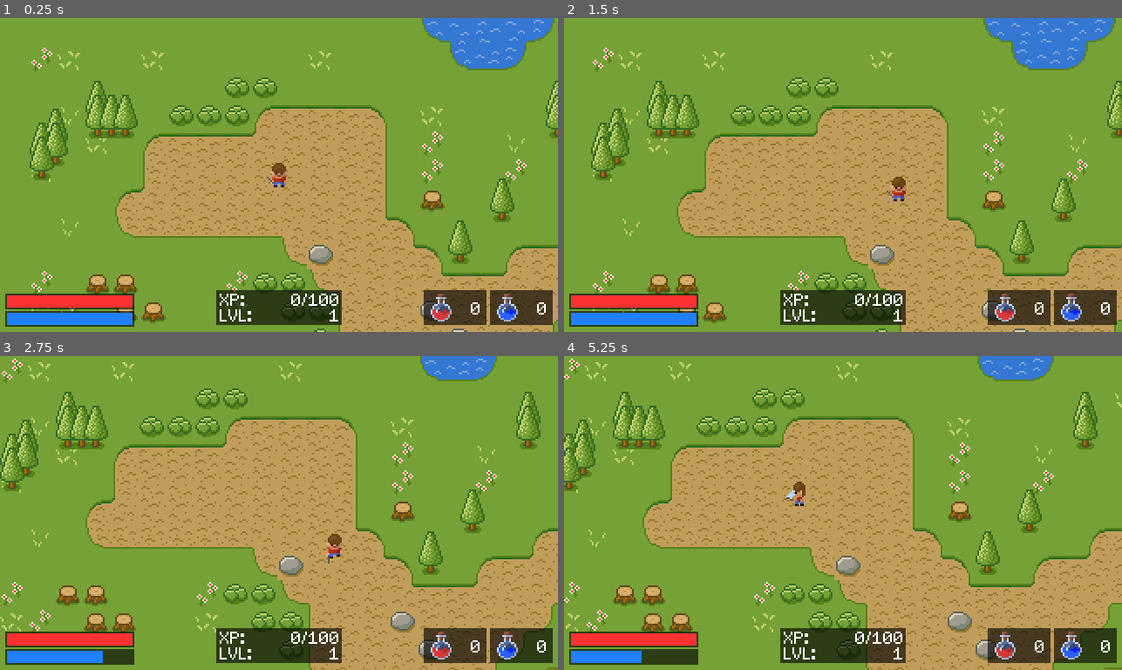
Above: before the commit, frames 1-4 (two rows, left to right).
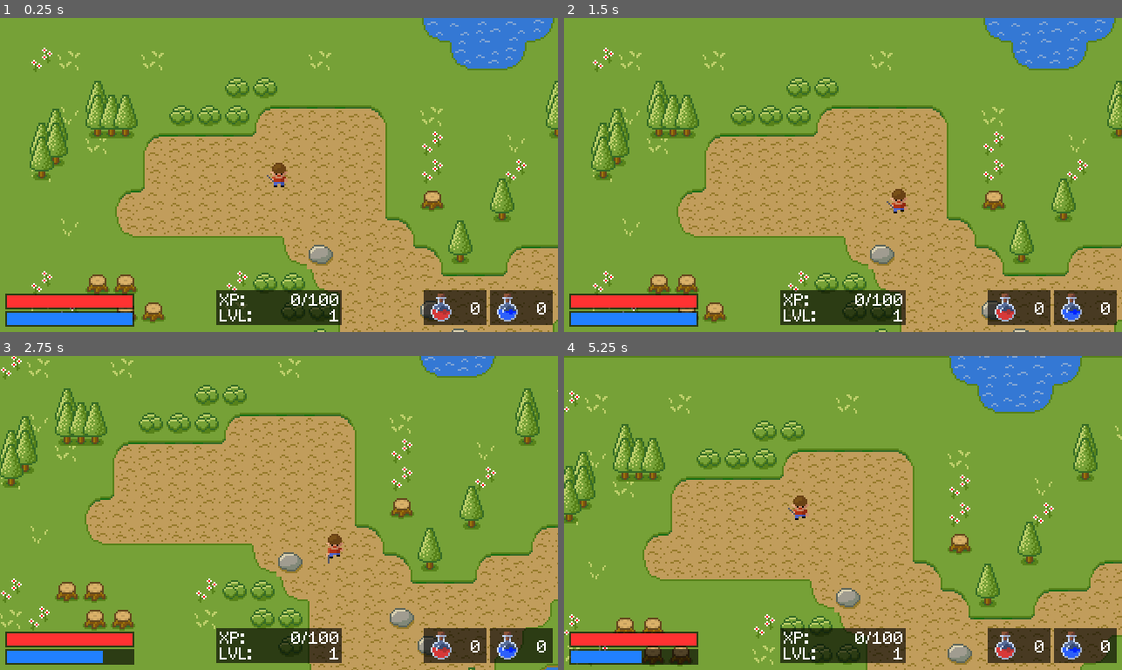
Above: after the commit, the same moments.

Repository: xvcrimsajadevx/Godot-Projects
Game: Godot game, scene res://Scenes/Main.tscn
Same seed, same stepped clock (60 frames per second), same inputs: the game is played once before the commit and once after it.
Inputs:
- Up to frame 1 (0.25 s): no input
- Up to frame 2 (1.5 s): tap Enter at 0.5 s; hold Right (ui_right) 0.53-1.28 s; hold Space (attack) 0.53-1.28 s; hold Down (ui_down) from 1.28 s (still down); tap Space (attack) at 1.35 s
- Up to frame 3 (2.75 s): release Down (ui_down) at 2.03 s; hold Right (ui_right) from 2.03 s (still down); hold M (fireball) from 2.03 s (still down); tap Space (attack) at 2.3 s
- Up to frame 4 (5.25 s): release Right (ui_right) at 2.78 s; release M (fireball) at 2.78 s; hold Up (ui_up) 2.78-3.53 s; tap Space (attack) at 2.85, 4.55 s; hold Space (attack) 3.53-4.28 s; hold Left (ui_left) 3.53-5.03 s; tap M (fireball) at 4.35 s; hold Down (ui_down) from 5.03 s (still down); hold Space (attack) from 5.03 s (still down)

The runs differ from the first frame. In frame 1, less than 0.1% of the frame differs, in the area x 47-52%, y 50-53%; in frame 2, 0.2%; in frame 3, 17%; in frame 4, 31%, in the area x 0-100%, y 0-100%.

Commit message:
SimpleRPG - Player attack/damage, Skeleton attack/death implimented

Diff:
--- a/SimpleRPG/Entities/Player/Player.gd
+++ b/SimpleRPG/Entities/Player/Player.gd
@@ -15,6 +15,11 @@
 
 var last_direction = Vector2(0, 1)
 var attack_playing = false
+
+# Attack variables
+var attack_cooldown_time = 1000
+var next_attack_time = 0
+var attack_damage = 30
 
 func _ready():
 	emit_signal("player_stats_changed", self)
@@ -52,6 +57,10 @@
 	if  not attack_playing:
 		_animates_player(direction)
 
+	# Turn RayCast2D toward movement direction
+	if direction != Vector2.ZERO:
+		$RayCast2D.cast_to = direction.normalized() * 9
+
 func _animates_player(direction: Vector2):
 	if direction != Vector2.ZERO:
 		# Gradually update last_direction to counteract bounce of analog stick
@@ -85,9 +94,25 @@
 
 func _input(event):
 	if event.is_action_pressed("attack"):
-		attack_playing = true
-		var animation = get_animation_direction(last_direction) + "_attack"
-		$Sprite.play(animation)
+		# Check if player can attack
+		var now = OS.get_ticks_msec()
+
+		if now >= next_attack_time:
+			# What's the target?
+			var target = $RayCast2D.get_collider()
+
+			if target != null:
+				if target.name.find("Skeleton") >= 0:
+					# Skeleton hit!
+					target.hit(attack_damage)
+
+			# Play attack animation
+			attack_playing = true
+			var animation = get_animation_direction(last_direction) + "_attack"
+			$Sprite.play(animation)
+
+			# Add cooldown time to current time
+			next_attack_time = now + attack_cooldown_time
 	elif event.is_action_pressed("fireball"):
 		if mana >= 25:
 			mana = mana - 25
--- a/SimpleRPG/Entities/Skeleton/Skeleton.gd
+++ b/SimpleRPG/Entities/Skeleton/Skeleton.gd
@@ -1,4 +1,9 @@
 extends KinematicBody2D
+
+# Skeleton stats
+var health = 100
+var health_max = 100
+var health_regeneration = 1
 
 # Node References
 var player
@@ -12,13 +17,39 @@
 var last_direction = Vector2(0, 1)
 var bounce_countdown = 0
 
+# Attack variables
+var attack_damage = 10
+var attack_cooldown_time = 1500
+var next_attack_time = 0
+
 # Animation variables
 var other_animation_playing = false
+
+# Signals
+signal death
 
 # Called when the node enters the scene tree for the first time.
 func _ready():
 	player = get_tree().root.get_node("Root/Player")
 	rng.randomize()
+
+func _process(delta):
+	# Regenerates Health
+	health = min(health + health_regeneration * delta, health_max)
+
+	# Check if skeletion can attack
+	var now = OS.get_ticks_msec()
+	if now >= next_attack_time:
+		#What is the target?
+		var target = $RayCast2D.get_collider()
+		if target != null and target.name == "Player" and player.health > 0:
+			# Play attack animation
+			other_animation_playing = true
+			var animation = get_animation_direction(last_direction) + "_attack"
+			$AnimatedSprite.play(animation)
+
+			# Add cooldown to current time
+			next_attack_time = now + attack_cooldown_time
 
 func _on_Timer_timeout():
 	# Calculate position of player relative to skeleton
@@ -54,6 +85,10 @@
 	# Animate skeletion based on direction
 	if not other_animation_playing:
 		animates_monster(direction)
+
+	# Turn RayCast2D towards movement direction
+	if direction != Vector2.ZERO:
+		$RayCast2D.cast_to = direction.normalized() * 16
 
 func get_animation_direction(direction: Vector2):
 	var norm_direction = direction.normalized()
@@ -91,4 +126,25 @@
 	if $AnimatedSprite.animation == "birth":
 		$AnimatedSprite.animation = "down_idle"
 		$Timer.start()
+	elif $AnimatedSprite.animation == "death":
+		get_tree().queue_delete(self);
 	other_animation_playing = false
+
+func hit(damage):
+	health -= damage
+	if health > 0:
+		$AnimationPlayer.play("Hit")
+	else:
+		$Timer.stop()
+		direction = Vector2.ZERO
+		set_process(false)
+		other_animation_playing = true
+		$AnimationPlayer.play("Hit")
+		$AnimatedSprite.play("death")
+		emit_signal("death")
+
+func _on_AnimatedSprite_frame_changed():
+	if $AnimatedSprite.animation.ends_with("_attack") and $AnimatedSprite.frame == 1:
+		var target = $RayCast2D.get_collider
+		if target != null and target.name == "Player" and player.health > 0:
+			player.hit(attack_damage)
--- a/SimpleRPG/Entities/Skeleton/Skeleton.tscn
+++ b/SimpleRPG/Entities/Skeleton/Skeleton.tscn
@@ -108,6 +108,23 @@
 [sub_resource type="RectangleShape2D" id=2]
 extents = Vector2( 5, 7 )
 
+[sub_resource type="Animation" id=3]
+resource_name = "Hit"
+length = 0.2
+step = 0.2
+tracks/0/type = "value"
+tracks/0/path = NodePath("AnimatedSprite:modulate")
+tracks/0/interp = 1
+tracks/0/loop_wrap = true
+tracks/0/imported = false
+tracks/0/enabled = true
+tracks/0/keys = {
+"times": PoolRealArray( 0, 0.2 ),
+"transitions": PoolRealArray( 1, 1 ),
+"update": 1,
+"values": [ Color( 1, 0, 0, 1 ), Color( 1, 1, 1, 1 ) ]
+}
+
 [node name="Skeleton" type="KinematicBody2D"]
 z_index = 1
 script = ExtResource( 31 )
@@ -123,5 +140,13 @@
 [node name="Timer" type="Timer" parent="."]
 wait_time = 0.25
 
+[node name="AnimationPlayer" type="AnimationPlayer" parent="."]
+anims/Hit = SubResource( 3 )
+
+[node name="RayCast2D" type="RayCast2D" parent="."]
+enabled = true
+cast_to = Vector2( 0, 16 )
+
 [connection signal="animation_finished" from="AnimatedSprite" to="." method="_on_AnimatedSprite_animation_finished"]
+[connection signal="frame_changed" from="AnimatedSprite" to="." method="_on_AnimatedSprite_frame_changed"]
 [connection signal="timeout" from="Timer" to="." method="_on_Timer_timeout"]
--- a/SimpleRPG/Entities/SkeletonSpawner/SkeletonSpawner.gd
+++ b/SimpleRPG/Entities/SkeletonSpawner/SkeletonSpawner.gd
@@ -29,9 +29,12 @@
 	skeleton_count = start_skeletons
 
 func instance_skeleton():
-	#Instance the skeleton scene and add it to the scene tree
+	# Instance the skeleton scene and add it to the scene tree
 	var skeleton = skeleton_scene.instance()
 	add_child(skeleton)
+
+	# Connect Skeleton's death signal to spawner
+	skeleton.connect("death", self, "on_Skeleton_death")
 
 	# Place the child in a valid position
 	var valid_position = false
@@ -62,3 +65,6 @@
 	if skeleton_count < max_skeletons:
 		instance_skeleton()
 		skeleton_count = skeleton_count + 1
+
+func on_Skeleton_death():
+	skeleton_count = skeleton_count - 1
--- a/SimpleRPG/Scenes/Main.tscn
+++ b/SimpleRPG/Scenes/Main.tscn
@@ -139,6 +139,7 @@
 [node name="Sprite" type="AnimatedSprite" parent="Player"]
 frames = SubResource( 2 )
 animation = "down_idle"
+frame = 1
 playing = true
 
 [node name="CollisionShape2D" type="CollisionShape2D" parent="Player"]
@@ -148,6 +149,10 @@
 current = true
 drag_margin_h_enabled = true
 drag_margin_v_enabled = true
+
+[node name="RayCast2D" type="RayCast2D" parent="Player"]
+enabled = true
+cast_to = Vector2( 0, 9 )
 
 [node name="TileMap" type="TileMap" parent="."]
 tile_set = ExtResource( 3 )
Not shown: 1 places in SimpleRPG/Entities/Skeleton/Skeleton.tscn that only renumber resources
